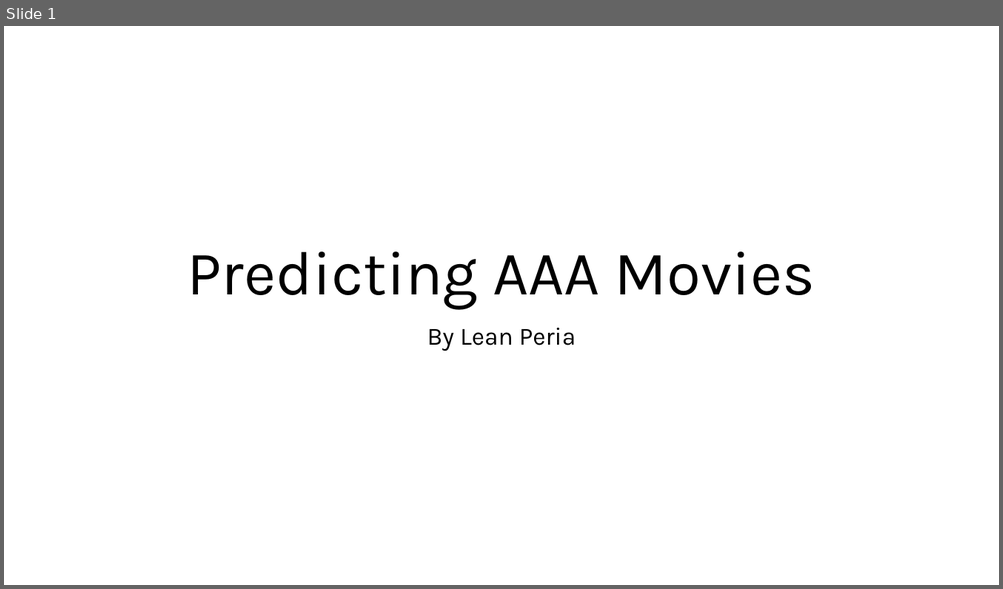
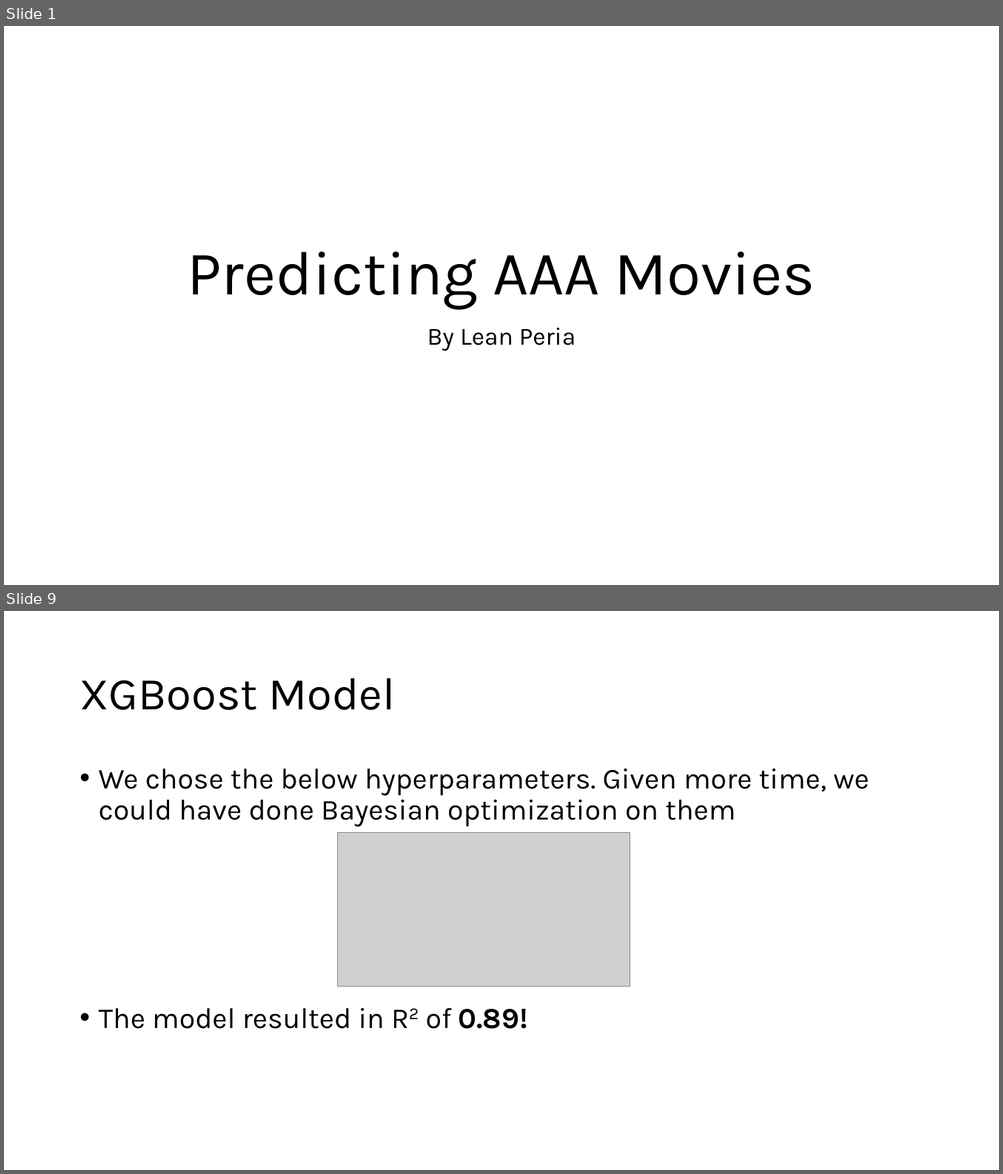
Before and after one commit to leanperia/MoviesRecommendedByLean, a slide deck: Slide Deck - Predicting AAA Movies.pptx. Shown one above the other, each under a label of ours: slide 1 before the commit, slides 1 and 9 after it; the slides between them are not shown. The pictures are 1003x589 and 1003x1174 pixels, drawn with LibreOffice and Linux fonts; fonts in the diff are those of the drawing; grey boxes stand for pictures. Boxes give left, top, right and bottom in pixels: in the first picture for what was removed or moved away, otherwise in the second. Text is boxed around its words. In the diff, an @@ line names an element or a change of style, - is before the commit and + after.

```diff
--- a/Slide Deck - Predicting AAA Movies.pptx
+++ b/Slide Deck - Predicting AAA Movies.pptx
@@ slide 9 added at (4,611,999,1170), background #FFFFFF @@
@@ title added at (79,678,395,710), 44 pt, text #000000 @@
+XGBoost Model
@@ text added at (99,769,869,1029), 28 pt, text #000000 @@
+• We chose the below hyperparameters. Given more time, we could have done Bayesian optimization on them
+• The model resulted in R2 of 0.89!
@@ picture added at (338,832,630,986) @@
```
Also in this commit, not shown: 12 other slides added, 1 slide removed, 3 other files.
